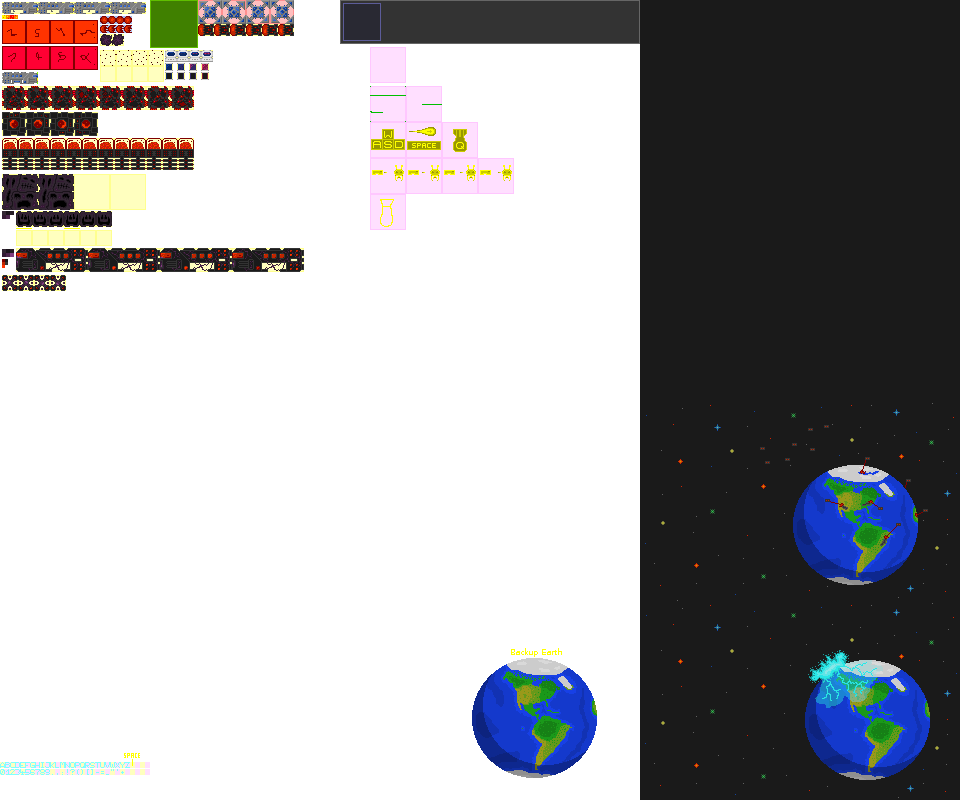
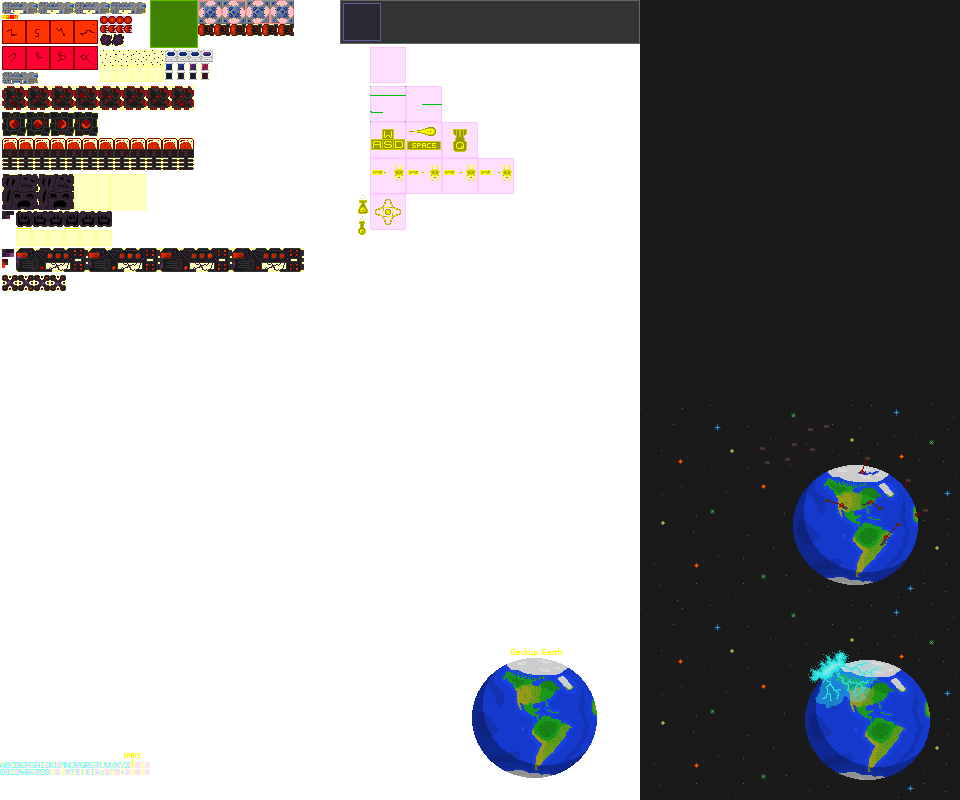
Revision of a layered (960, 800) image; what changed, layer by layer:
painted on "sprites" over [358, 195, 401, 235]
